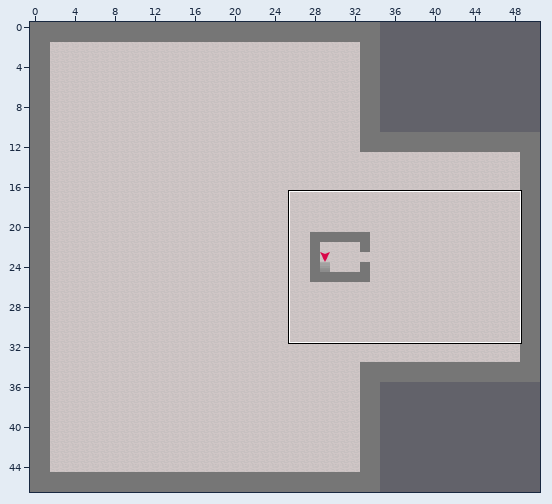
Two versions of a level (Tiled map, map/roof_floor.tmx). Above: a wide view before the commit, with the close-up outlined.
Close-up. Before the commit:
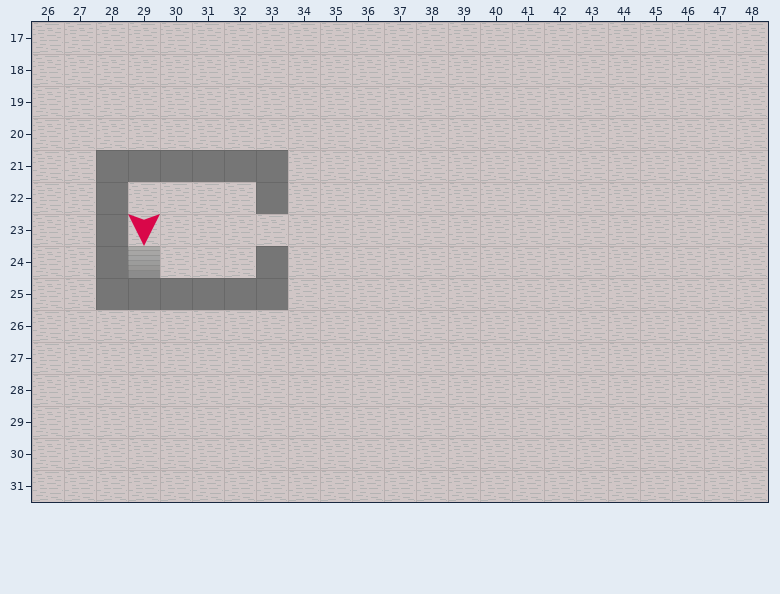
Cells are 32x32 px. Shown: x 26..48, y 17..31.
And afterwards:
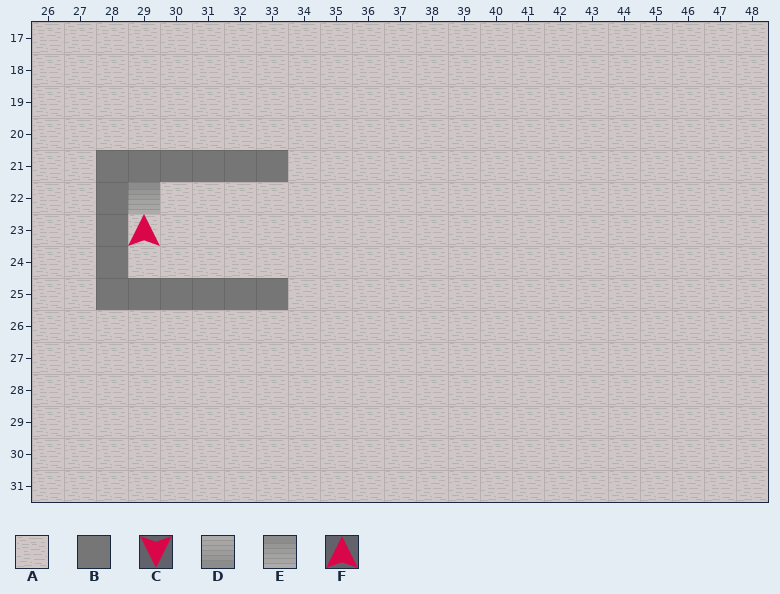
Key: from "floors_tiled_ready": A 12, B 13; from "objects_tiled_ready": C 11, D 25, E 53, F 62.
_ is an empty cell.
What changed:
Layer "base":
The author changed tile B to tile A in row 22 at x 33; in row 24 at x 33.
Layer "objects":
Tile E now appears in row 22 at x 29.
The author changed tile C to tile F in row 23 at x 29.
Tile D is gone in row 24 at x 29.
Pixel boxes of the changes (left, top, right, bottom) in both close-ups:
changed: (128, 182, 160, 278)
changed: (256, 182, 288, 214)
changed: (256, 246, 288, 278)
